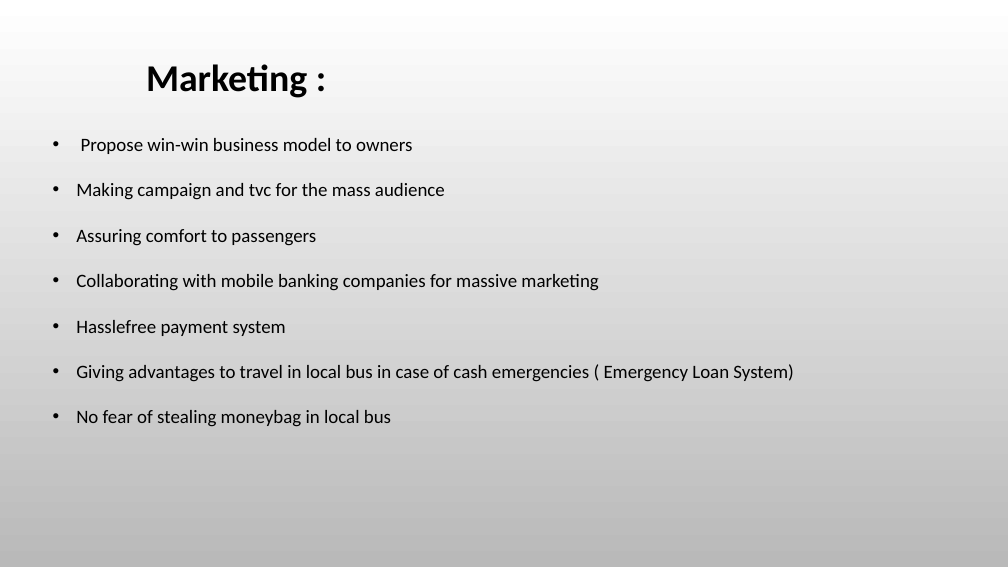
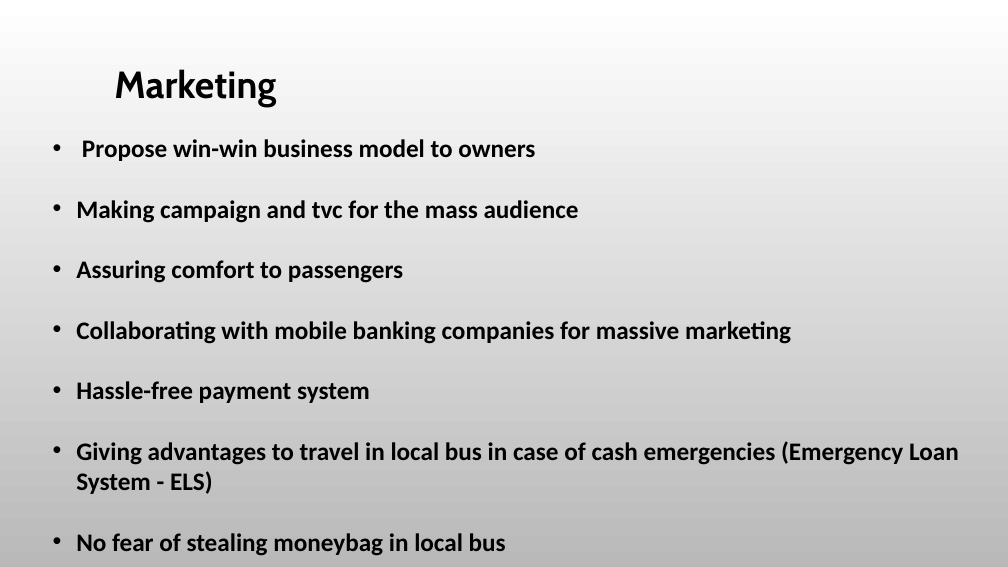
Before and after one commit to jubair172359/hacknsuseason4_TeamOyomoy, a slide deck: slide 11 of TeamOyomoy.pptx. Drawn at 1008x567 pixels with LibreOffice and Linux fonts; fonts in the diff are those of the drawing; background and template pictures are left out. Boxes give left, top, right and bottom in pixels: in the first picture for what was removed or moved away, otherwise in the second. Text is boxed around its words. In the diff, an @@ line names an element or a change of style, - is before the commit and + after.

```diff
--- a/TeamOyomoy.pptx
+++ b/TeamOyomoy.pptx
@@ text at [114, 69, 276, 107]: text changed; font Calibri to Cabin @@
-Marketing :
+Marketing
@@ text at [76, 139, 791, 556]: size 18 to 24 pt, bold on in "Propose win-win business model to owners", "Making campaign and tvc for the mass ...", "Assuring comfort to passengers", "Collaborating with mobile banking companies for massive ..." and 1 more places @@
@@ text at [76, 381, 959, 494]: text changed; size 18 to 24 pt; bold on @@
-• Hasslefree payment system
-• Giving advantages to travel in local bus in case of cash emergencies ( Emergency Loan System)
+• Hassle-free payment system
+• Giving advantages to travel in local bus in case of cash emergencies (Emergency Loan System - ELS)
```
Also in this commit, not shown: 12 other slides changed.
